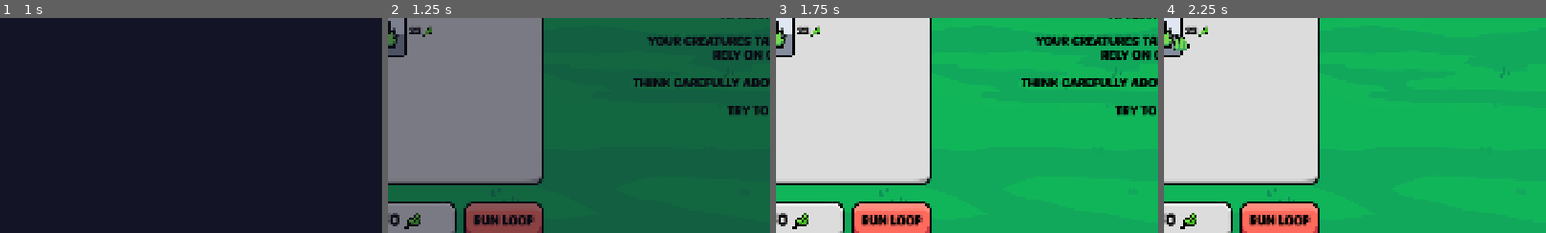
Above: before the commit, frames 1-4 (left to right).
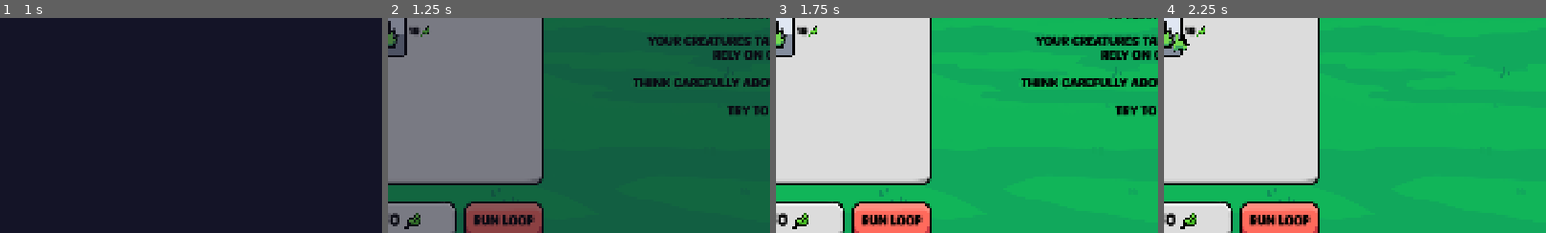
Above: after the commit, the same moments.

Repository: elliotfontaine/gmtk-2025-submission
Game: Godot game, scene res://scenes/main_menu.tscn
The game is run twice, just before and just after one commit, with the same random seed, the same clock (stepped at 60 frames per second) and the same inputs. The engine's default icon, where the game draws it, is replaced by a stand-in: a white triangle on a blue panel in a dark square.
Inputs (mouse positions are % of the whole screen's width and height, from its top left):
- Up to frame 1 (1 s): click "play" at 0.5 s
- Up to frame 2 (1.25 s): no input
- Up to frame 3 (1.75 s): tap Enter at 1.25 s; move the mouse to (72, 45) at 1.27 s; hold D from 1.28 s (still down); hold Shift from 1.28 s (still down); click (72, 45) at 1.42 s
- Up to frame 4 (2.25 s): release D at 2 s; release Shift at 2 s; click (8, 48) at 2 s
The pictures show only the part of the screen within x 8-58%, y 45-95%; the shares and areas given below are measured in that part.

Frame 1 is identical in both runs. In frame 2, 0.1% of the frame differs, in the area x 5-12%, y 3-9%; in frame 3, 0.2%; in frame 4, 0.3%, in the area x 2-12%, y 3-16%.

Commit message:
refactor: rewrite ShopPanel and add back the creative shop logic

Diff:
--- a/scenes/ui/shop_item.gd
+++ b/scenes/ui/shop_item.gd
@@ -1,6 +1,5 @@
 @tool
-extends Control
-class_name ShopItem
+class_name ShopItem extends Control
 
 const no_bg = preload("res://assets/sprites/ui/creature_background.png")
 const common_bg = preload("res://assets/sprites/ui/rarity_common.png")
--- a/scenes/ui/shop_panel.gd
+++ b/scenes/ui/shop_panel.gd
@@ -1,5 +1,4 @@
-extends PanelContainer
-class_name ShopPanel
+class_name ShopPanel extends PanelContainer
 
 signal floating_creature_asked(item: ShopItem)
 signal item_hovered(species: SpeciesResource)
@@ -8,8 +7,6 @@
 
 ## Creative for the shop means you can add any registered creature for free
 @export var creative: bool = false
-## Should the creature count stop at the 6 first instead of all registered
-@export var stop_at_six: bool = false
 
 @onready var grid_container := %GridContainer
 @onready var sfx_click: AudioStreamPlayer = %SFX_Click
@@ -19,15 +16,6 @@
 
 var level: int
 
-func _ready() -> void:
-	if creative:
-		clear_items()
-		populate_creative_shop()
-	else:
-		pass # World will trigger shop populating
-		#populate_shop()
-		# TODO: iDK, I guess maybe it should me managed by the World Scene, since
-		# it's gonna fill it mutiple times.
 
 func _on_item_hovered(item: ShopItem) -> void:
 	# TODO: show "- Price" after currency count
@@ -48,76 +36,84 @@
 func do_reroll() -> void:
 	populate_shop()
 
-func add_shop_item(shop_item: Control) -> void:
+func populate_shop() -> void:
+	clear_items()
+	var species_list: Array[Constants.SPECIES] = generate_species_list()
+	for id in species_list:
+		add_shop_item(generate_item_from_species_id(id))
+
+func add_shop_item(shop_item: ShopItem) -> void:
 	grid_container.add_child(shop_item)
+	shop_item.mouse_entered.connect(_on_item_hovered.bind(shop_item))
+	shop_item.mouse_exited.connect(_on_item_exited)
+	shop_item.pressed.connect(_on_item_pressed.bind(shop_item))
 
-func get_shop_items() -> Array[Node]:
-	return grid_container.get_children()
+func get_shop_items() -> Array[ShopItem]:
+	var items: Array[ShopItem]
+	items.assign(grid_container.get_children())
+	return items
 
 func clear_items() -> void:
-	print_debug("clear")
-	for item: ShopItem in grid_container.get_children():
+	for item: ShopItem in get_shop_items():
 		grid_container.remove_child(item)
 		item.queue_free()
 
-func create_new_shop_item(id: int) -> void:
-	var species: SpeciesResource = Constants.get_species_by_id(id)
-	var new_item: Control = ITEM_SCENE.instantiate()
+func generate_item_from_species_id(species_id: int) -> ShopItem:
+	var species: SpeciesResource = Constants.get_species_by_id(species_id)
+	var new_item: ShopItem = ITEM_SCENE.instantiate()
 	new_item.species = species
-	var base_price: int = 10
-	match new_item.species.rarity:
-		Constants.RARITIES.COMMON:
-			base_price = 20
-		Constants.RARITIES.UNCOMMON:
-			base_price = 28
-		Constants.RARITIES.RARE:
-			base_price = 36
-		Constants.RARITIES.EPIC:
-			base_price = 44
-		#Constants.RARITIES.LEGENDARY:
-			#base_price = 40
-	new_item.price = int((base_price + base_price * (level / 20.0)) * randf_range(0.85, 1.15))
-	add_shop_item(new_item)
-	new_item.mouse_entered.connect(_on_item_hovered.bind(new_item))
-	new_item.mouse_exited.connect(_on_item_exited)
-	new_item.pressed.connect(_on_item_pressed.bind(new_item))
+	if creative:
+		new_item.price = 0
+	else:
+		var base_price: int
+		match new_item.species.rarity:
+			Constants.RARITIES.COMMON:
+				base_price = 20
+			Constants.RARITIES.UNCOMMON:
+				base_price = 28
+			Constants.RARITIES.RARE:
+				base_price = 36
+			Constants.RARITIES.EPIC:
+				base_price = 44
+			#Constants.RARITIES.LEGENDARY:
+				#base_price = 40
+			_:
+				base_price = 0
+		new_item.price = int((base_price + base_price * (level / 20.0)) * randf_range(0.85, 1.15))
+	return new_item
 
-func populate_creative_shop() -> void:
-	print_debug("populate in debug mode")
-	for id in Constants.SPECIES.values():
-		if stop_at_six and get_shop_items().size() >= 6:
-			break
-		create_new_shop_item(id)
+func generate_species_list() -> Array[Constants.SPECIES]:
+	var species_list: Array[Constants.SPECIES]
 
-func populate_shop() -> void:
-	clear_items()
-	var shop_items: Array[Constants.SPECIES]
+	if creative:
+		species_list.assign(Constants.SPECIES.values()) # assign to avoid static typing issue (bug?)
+		return species_list
 
-	if level == 1:
-		re_roll.hide()
-		shop_items = [Constants.SPECIES.GRASS]
-	elif level == 2:
-		shop_items = [Constants.SPECIES.BUNNY]
-	elif level <= 3:
-		re_roll.show()
-		shop_items = get_species_by_rarity([Constants.RARITIES.COMMON], 6)
-	elif level <= 5:
-		shop_items = get_species_by_rarity([Constants.RARITIES.COMMON], 5) + get_species_by_rarity([Constants.RARITIES.UNCOMMON], 1)
-	elif level <= 6:
-		shop_items = get_species_by_rarity([Constants.RARITIES.COMMON], 4) + get_species_by_rarity([Constants.RARITIES.UNCOMMON], 1) + get_species_by_rarity([Constants.RARITIES.RARE], 1)
-	elif level <= 8:
-		shop_items = get_species_by_rarity([Constants.RARITIES.COMMON], 3) + get_species_by_rarity([Constants.RARITIES.UNCOMMON], 2) + get_species_by_rarity([Constants.RARITIES.RARE], 1)
-	elif level <= 10:
-		shop_items = get_species_by_rarity([Constants.RARITIES.COMMON], 2) + get_species_by_rarity([Constants.RARITIES.UNCOMMON], 2) + get_species_by_rarity([Constants.RARITIES.RARE], 2)
-	else:
-		shop_items = get_species_by_rarity([Constants.RARITIES.COMMON], 2) + get_species_by_rarity([Constants.RARITIES.UNCOMMON], 2) + get_species_by_rarity([Constants.RARITIES.RARE], 2)
+	match level:
+		1:
+			re_roll.hide()
+			species_list = [Constants.SPECIES.GRASS]
+		2:
+			species_list = [Constants.SPECIES.BUNNY]
+		3:
+			re_roll.show()
+			species_list = pick_species_by_rarity([Constants.RARITIES.COMMON], 6)
+		4, 5:
+			species_list = pick_species_by_rarity([Constants.RARITIES.COMMON], 5) + pick_species_by_rarity([Constants.RARITIES.UNCOMMON], 1)
+		6:
+			species_list = pick_species_by_rarity([Constants.RARITIES.COMMON], 4) + pick_species_by_rarity([Constants.RARITIES.UNCOMMON], 1) + pick_species_by_rarity([Constants.RARITIES.RARE], 1)
+		7, 8:
+			species_list = pick_species_by_rarity([Constants.RARITIES.COMMON], 3) + pick_species_by_rarity([Constants.RARITIES.UNCOMMON], 2) + pick_species_by_rarity([Constants.RARITIES.RARE], 1)
+		9, 10:
+			species_list = pick_species_by_rarity([Constants.RARITIES.COMMON], 2) + pick_species_by_rarity([Constants.RARITIES.UNCOMMON], 2) + pick_species_by_rarity([Constants.RARITIES.RARE], 2)
+		_:
+			print("WHAT")
+			species_list = pick_species_by_rarity([Constants.RARITIES.COMMON], 2) + pick_species_by_rarity([Constants.RARITIES.UNCOMMON], 2) + pick_species_by_rarity([Constants.RARITIES.RARE], 2)
 
-	shop_items.shuffle()
-	for id in shop_items:
-		create_new_shop_item(id)
+	species_list.shuffle()
+	return species_list
 
-
-func get_species_by_rarity(rarity: Array[Constants.RARITIES], amount: int = 0) -> Array[Constants.SPECIES]:
+func pick_species_by_rarity(rarity: Array[Constants.RARITIES], amount: int = 0) -> Array[Constants.SPECIES]:
 	var queried_species: Array[Constants.SPECIES]
 
 	for specie: Constants.SPECIES in Constants.SPECIES.values():
--- a/scenes/world.gd
+++ b/scenes/world.gd
@@ -734,7 +734,7 @@
 	if not currently_looping:
 		if floating_creature.species != null:
 			money -= current_item_price
-			if current_held_item:
+			if current_held_item and not shop_panel.creative:
 				current_held_item.sold = true
 				print(current_held_item.sold)
 			add_creature(1, floating_creature.species.id, index, empty_slots[index - 1].position)
